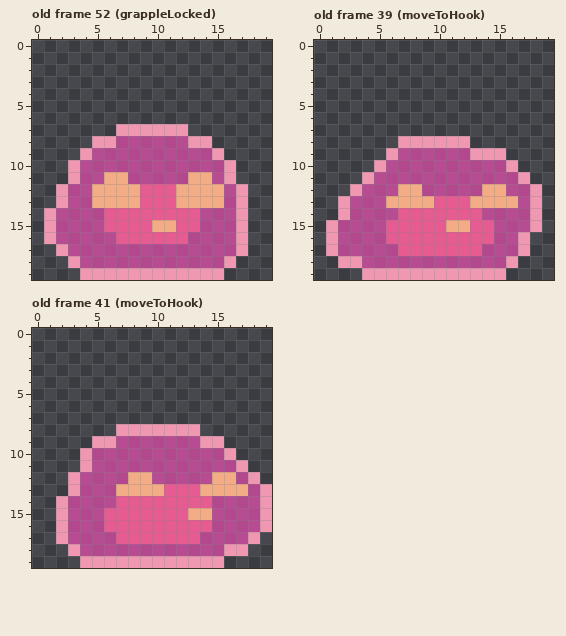
Two states of a pixel-art file, Assets/Art/Player/slime.aseprite. The picture above is the old version.
20x20 pixels, 64 frames. Shown: old frame 52 (grappleLocked), old frame 39 (moveToHook), old frame 41 (moveToHook). The commit also changed other frames, which this record leaves out.
The same view after the edit:
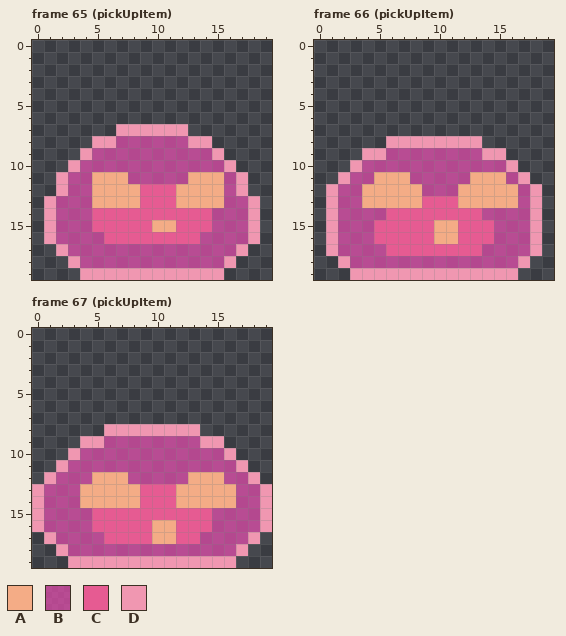
Palette (. is transparent): A #f4ac86  B #e84db0b3  C #e65b92  D #f097b1
A new or re-ordered frame is compared with the old frame closest to it.
Message: added pick up item animation
The edit:
frames 64 -> 87
Frame 65 (pickUpItem) is new; against old frame 52 (grappleLocked), layers "face", "outline", "core":
Colour B becomes colour A in row 11 at x 5 and 15.
Colour D becomes colour B in row 11 at x 3 and 16; in row 13 at x 2 and 17; in rows 14 to 16 at x 17.
Colour B becomes colour C in rows 14 to 15 at x 5 and 14; in row 16 at x 6 and 13.
The author put colour D in row 11 at x 2 and 17; in row 13 at x 1 and 18; in rows 14 to 16 at x 18.
Frame 66 (pickUpItem) is new; against old frame 39 (moveToHook):
Colour B becomes colour A in row 11 at x 5 to 7 and 13 to 15; in row 12 at x 4 to 6, 12 to 13 and 16; in row 13 at x 4 to 5.
Colour C becomes colour A in row 13 at x 12; in row 15 at x 10; in row 16 at x 10 to 11.
The author put colour B in row 10 at x 4; in row 11 at x 3; in row 12 at x 2.
Colour D becomes colour B in row 9 at x 6 and 13; in row 10 at x 5; in row 11 at x 4; in row 12 at x 3; in rows 13 to 14 at x 2; in rows 16 to 17 at x 17.
Colour D becomes colour B in row 18 at x 3 and 16.
Colour A becomes colour C in row 13 at x 9; in row 15 at x 12.
Colour B becomes colour C in row 14 at x 6; in rows 15 to 16 at x 5; in row 17 at x 6.
The author put colour D in row 8 at x 6 and 13; in row 9 at x 4 to 5; in row 10 at x 3; in row 11 at x 2; in rows 12 to 14 at x 1; in rows 16 to 17 at x 18.
The author put colour D in row 18 at x 17; in row 19 at x 3 and 16.
Frame 67 (pickUpItem) is new; against old frame 41 (moveToHook):
Colour B becomes colour A in row 12 at x 5 to 7 and 13 to 14; in row 13 at x 4 to 6; in row 14 at x 4 to 6 and 15 to 16.
Colour C becomes colour A in row 13 at x 12 to 13; in row 14 at x 7 to 8 and 12 to 14; in rows 16 to 17 at x 10 to 11.
The author put colour B in row 11 at x 3; in row 12 at x 2; in row 13 at x 1 to 2; in rows 14 to 16 at x 1.
Colour A becomes colour B in row 12 at x 8 to 9 and 16; in row 13 at x 17.
Colour D becomes colour B in row 9 at x 6; in rows 10 to 11 at x 4; in rows 12 to 13 at x 3; in rows 14 to 17 at x 2; in row 18 at x 3 and 16.
Colour A becomes colour C in row 13 at x 9 to 10; in row 15 at x 13 to 14.
Colour B becomes colour C in rows 15 to 16 at x 5; in row 17 at x 6.
The author put colour D in row 8 at x 6; in row 9 at x 4; in row 10 at x 3; in row 11 at x 2; in row 12 at x 1; in rows 13 to 16 at x 0.
The author put colour D in row 17 at x 1; in row 18 at x 2; in row 19 at x 3 and 16.
Changed places in both pictures, as pixel boxes (x1, y1, x2, y2):
changed: (44, 172, 116, 244)
changed: (188, 172, 260, 244)
changed: (326, 136, 542, 280)
changed: (32, 424, 248, 568)
